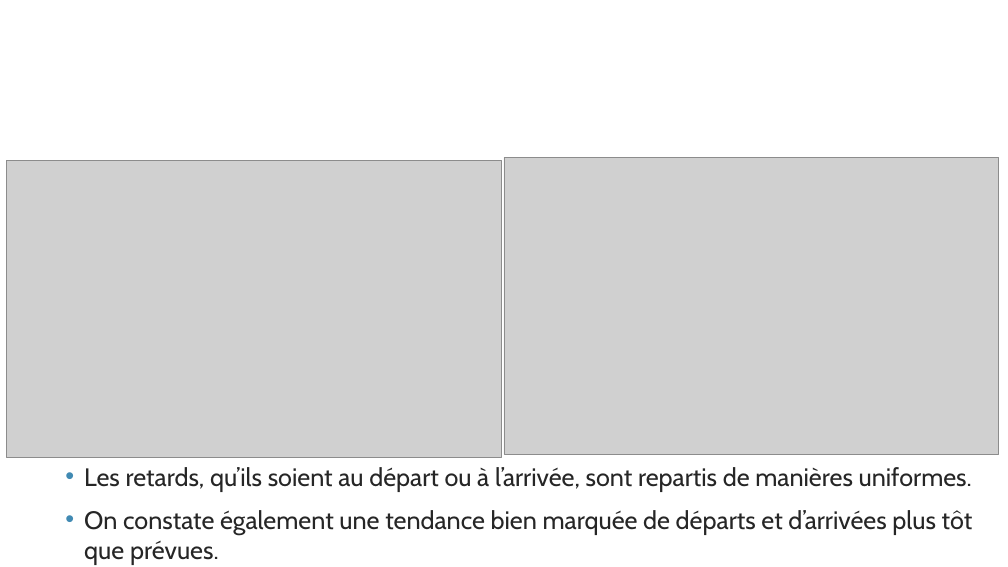
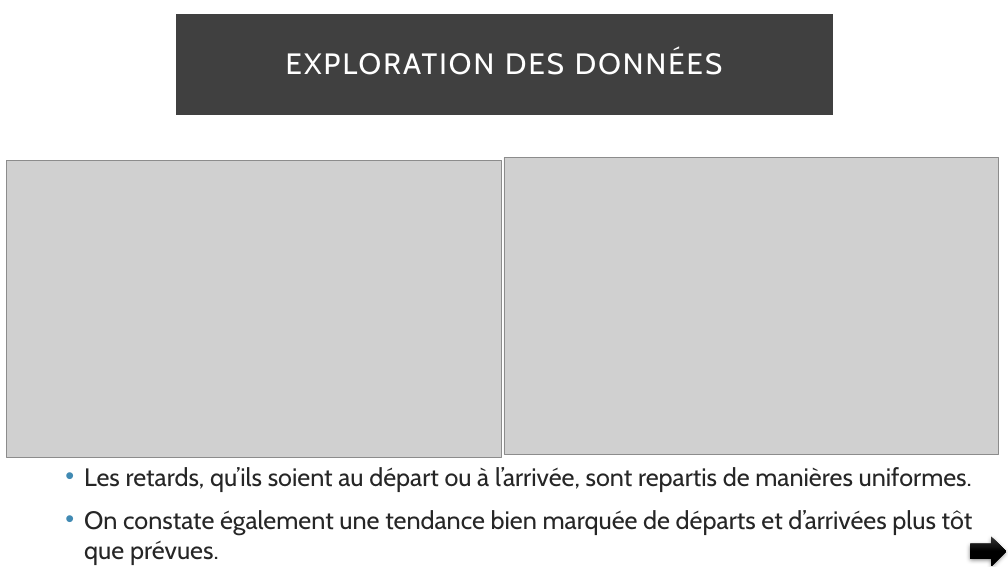
Before and after one commit to pfroide/python, a slide deck: slide 14 of Projet_4/p4.pptx. Drawn at 1008x567 pixels with LibreOffice and Linux fonts; fonts in the diff are those of the drawing; grey boxes stand for pictures. Boxes give left, top, right and bottom in pixels: in the first picture for what was removed or moved away, otherwise in the second. Text is boxed around its words. In the diff, an @@ line names an element or a change of style, - is before the commit and + after.

```diff
--- a/Projet_4/p4.pptx
+++ b/Projet_4/p4.pptx
@@ title added at [177,16,832,114], fill #000000 at 75% opacity, outline #404040 2.5 pt, 28 pt, text #FFFFFF @@
+EXPLORATION DES DONNÉES
@@ right arrow added at [971,537,1006,566], fill gradient #393939 to #000000 @@
```
Also in this commit, not shown: 27 other slides changed, 10 slides added, 6 slides removed.
